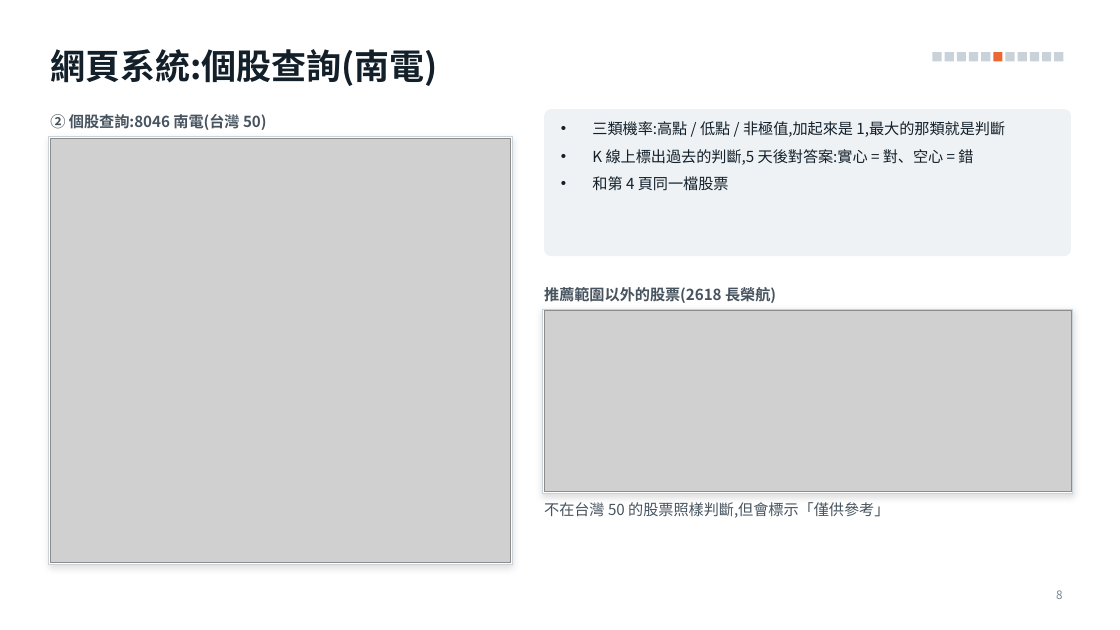
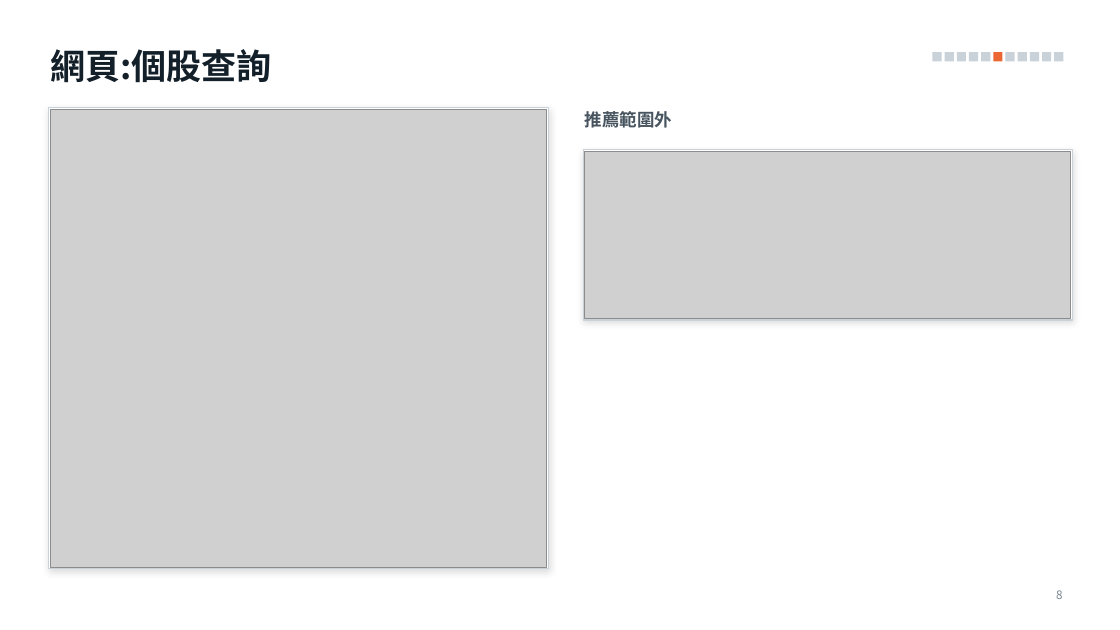
Before and after one commit to alextixu/fcukproject, a slide deck: slide 8 of method_kline_peak/report/kline_peak_report.pptx. Drawn at 1120x630 pixels with LibreOffice and Linux fonts; fonts in the diff are those of the drawing; grey boxes stand for pictures. Boxes give left, top, right and bottom in pixels: in the first picture for what was removed or moved away, otherwise in the second. Text is boxed around its words. In the diff, an @@ line names an element or a change of style, - is before the commit and + after.

```diff
--- a/method_kline_peak/report/kline_peak_report.pptx
+++ b/method_kline_peak/report/kline_peak_report.pptx
@@ title at [50,49,271,83]: text changed @@
-網頁系統:個股查詢(南電)
+網頁:個股查詢
@@ rectangle: place and size @@
-rectangle at [49,137,513,565]
+rectangle at [49,108,549,569]
@@ picture: place and size @@
-picture at [50,139,511,563]
+picture at [50,109,547,567]
@@ text removed at [50,114,267,130] @@
-② 個股查詢:8046 南電(台灣 50)
@@ text added at [585,111,672,128], 15 pt, text #47545F, bold @@
+推薦範圍外
@@ text removed at [592,121,1005,191] @@
-• 三類機率:高點 / 低點 / 非極值,加起來是 1,最大的那類就是判斷
-• K 線上標出過去的判斷,5 天後對答案:實心 = 對、空心 = 錯
-• 和第 4 頁同一檔股票
@@ rectangle: place and size @@
-rectangle at [544,109,1071,256]
+rectangle at [583,150,1073,320]
@@ rectangle at [583,150,1073,320]: rounded rectangle to rectangle; fill #EEF2F5 to #FFFFFF; outline none to #C9D2D9 1 pt; shadow on @@
@@ picture: place and size @@
-picture at [544,311,1071,492]
+picture at [585,151,1071,318]
@@ text removed at [544,287,776,303] @@
-推薦範圍以外的股票(2618 長榮航)
@@ rectangle removed at [543,309,1073,494] @@
@@ text removed at [544,502,889,518] @@
-不在台灣 50 的股票照樣判斷,但會標示「僅供參考」
```
Also in this commit, not shown: 8 other slides changed, 1 other file.
